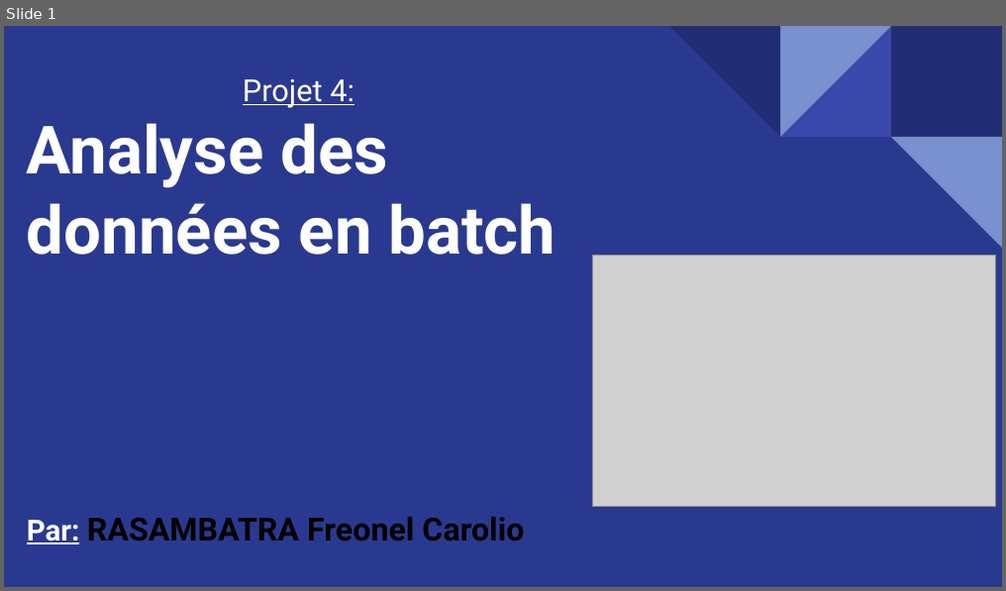
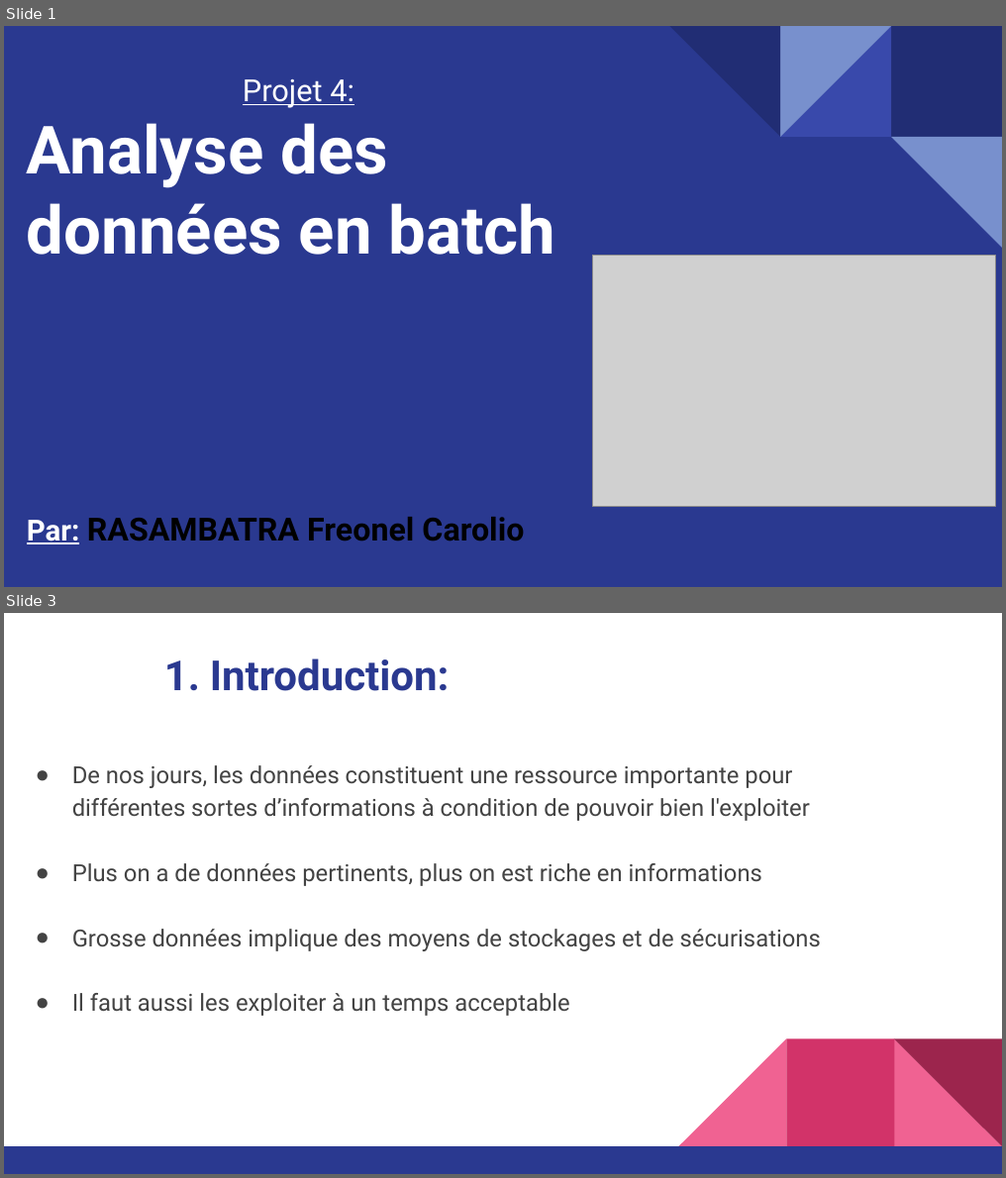
Before and after one commit to carolio7/batch_processing_wikimedia, a slide deck: presentation/presentation_projet4_v02.pptx. Shown one above the other, each under a label of ours: slide 1 before the commit, slides 1 and 3 after it; the slides between them are not shown. The pictures are 1006x591 and 1006x1178 pixels, drawn with LibreOffice and Linux fonts; fonts in the diff are those of the drawing; grey boxes stand for pictures. Boxes give left, top, right and bottom in pixels: in the first picture for what was removed or moved away, otherwise in the second. Text is boxed around its words. In the diff, an @@ line names an element or a change of style, - is before the commit and + after.

Commit message:
Mise à jour des presentation: Separation intro-presentation du sujet

```diff
--- a/presentation/presentation_projet4_v02.pptx
+++ b/presentation/presentation_projet4_v02.pptx
@@ slide 3 added at (4,613,1002,1174), background #FFFFFF @@
@@ title added at (210,659,450,691), 30 pt, text #2A3990, bold @@
+1. Introduction:
@@ text added at (72,765,821,1016), 17 pt, text #434343 @@
+● De nos jours, les données constituent une ressource importante pour différentes sortes d’informations à condition de pouvoir bien l'exploiter
+● Plus on a de données pertinents, plus on est riche en informations
+● Grosse données implique des moyens de stockages et de sécurisations
+● Il faut aussi les exploiter à un temps acceptable
@@ group added at (4,1039,1002,1174): 3 right triangles, 2 rectangles @@
```
Also in this commit, not shown: 17 slides changed, 6 other slides added, 4 slides removed, 1 other file.
